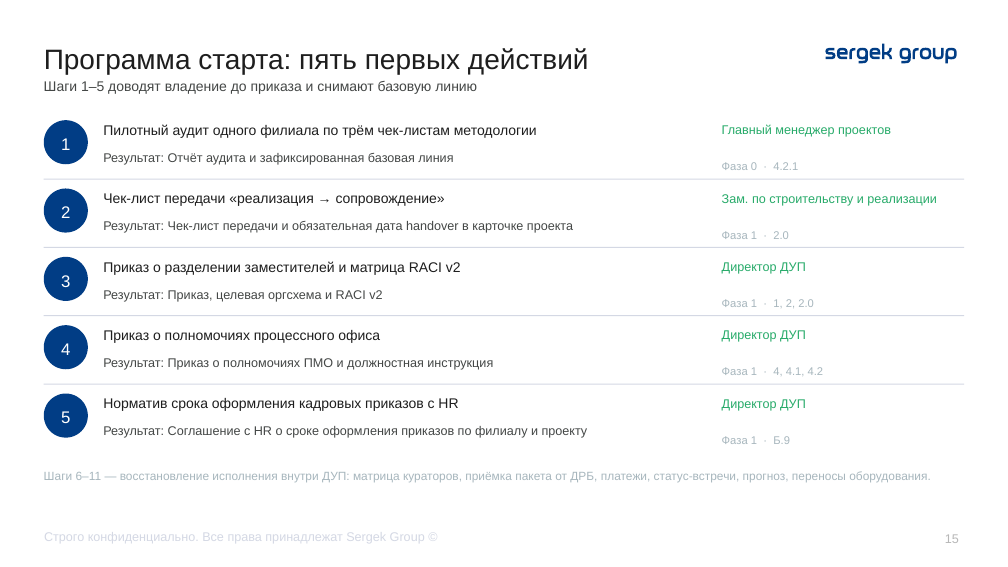
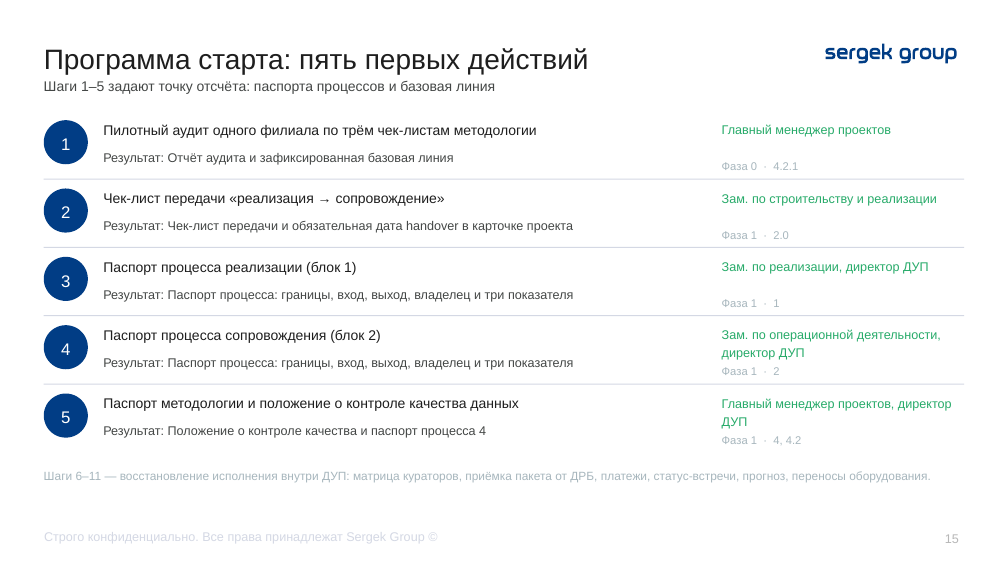
Before and after one commit to TemeshevProject/SG-DUP-Project, a slide deck: slide 15 of dup_project/02_Презентация/ДУП_Приоритеты_реинжиниринга_презентация.pptx. Drawn at 1008x567 pixels with LibreOffice and Linux fonts; fonts in the diff are those of the drawing. Boxes give left, top, right and bottom in pixels: in the first picture for what was removed or moved away, otherwise in the second. Text is boxed around its words. In the diff, an @@ line names an element or a change of style, - is before the commit and + after.

```diff
--- a/dup_project/02_Презентация/ДУП_Приоритеты_реинжиниринга_презентация.pptx
+++ b/dup_project/02_Презентация/ДУП_Приоритеты_реинжиниринга_презентация.pptx
@@ text at bbox=[44, 81, 495, 94]: text changed @@
-Шаги 1–5 доводят владение до приказа и снимают базовую линию
+Шаги 1–5 задают точку отсчёта: паспорта процессов и базовая линия
@@ text at bbox=[103, 262, 356, 275]: text changed @@
-Приказ о разделении заместителей и матрица RACI v2
+Паспорт процесса реализации (блок 1)
@@ text at bbox=[722, 262, 929, 274]: text changed @@
-Директор ДУП
+Зам. по реализации, директор ДУП
@@ text at bbox=[103, 290, 573, 302]: text changed @@
-Результат: Приказ, целевая оргсхема и RACI v2
+Результат: Паспорт процесса: границы, вход, выход, владелец и три показателя
@@ text at bbox=[722, 299, 779, 307]: text changed @@
-Фаза 1 · 1, 2, 2.0
+Фаза 1 · 1
@@ text at bbox=[722, 329, 941, 360]: text changed @@
-Директор ДУП
+Зам. по операционной деятельности, директор ДУП
@@ text at bbox=[103, 330, 380, 343]: text changed @@
-Приказ о полномочиях процессного офиса
+Паспорт процесса сопровождения (блок 2)
@@ text at bbox=[103, 358, 573, 370]: text changed @@
-Результат: Приказ о полномочиях ПМО и должностная инструкция
+Результат: Паспорт процесса: границы, вход, выход, владелец и три показателя
@@ text at bbox=[722, 367, 779, 375]: text changed @@
-Фаза 1 · 4, 4.1, 4.2
+Фаза 1 · 2
@@ text at bbox=[103, 398, 518, 411]: text changed @@
-Норматив срока оформления кадровых приказов с HR
+Паспорт методологии и положение о контроле качества данных
@@ text at bbox=[722, 398, 952, 429]: text changed @@
-Директор ДУП
+Главный менеджер проектов, директор ДУП
@@ text at bbox=[103, 426, 486, 438]: text changed @@
-Результат: Соглашение с HR о сроке оформления приказов по филиалу и проекту
+Результат: Положение о контроле качества и паспорт процесса 4
@@ text at bbox=[722, 436, 802, 445]: text changed @@
-Фаза 1 · Б.9
+Фаза 1 · 4, 4.2
```
Also in this commit, not shown: 9 other slides changed, 10 other files.
